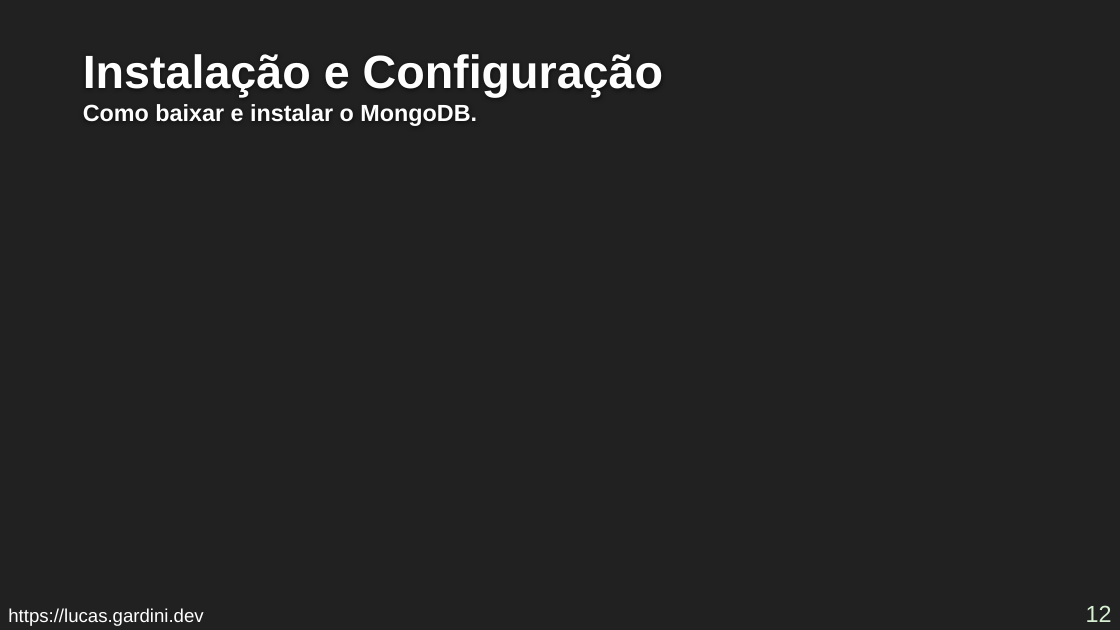
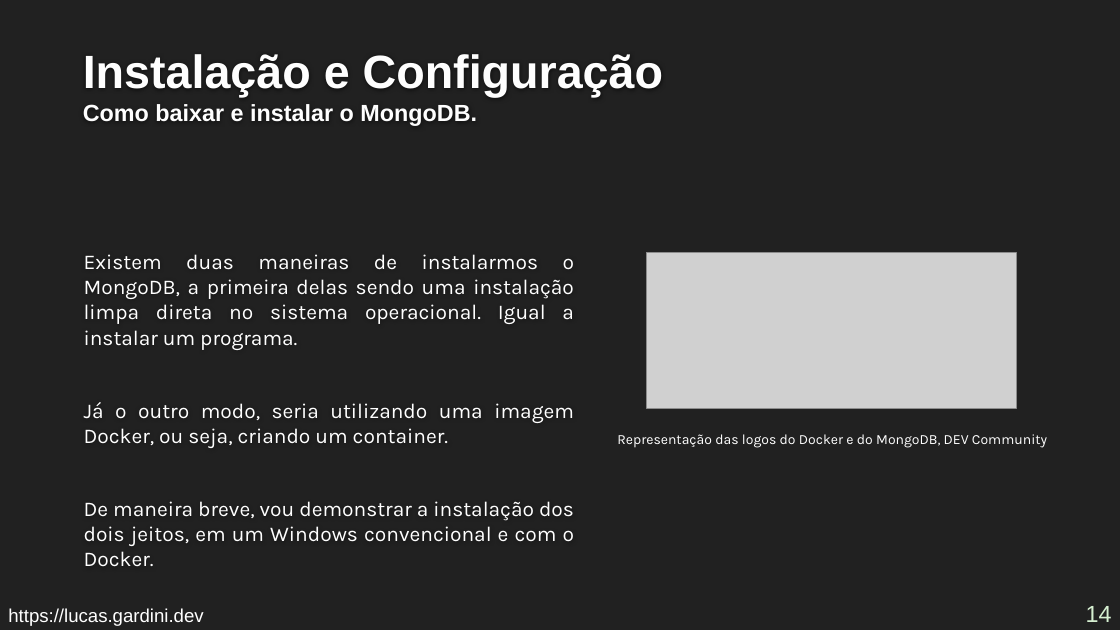
Before and after one commit to Lucas-Gardini/IFSP-ADS-BD2, a slide deck: slide 14 of mongodb/minicurso-mongodb.pptx (slide 12 before the commit). Drawn at 1120x630 pixels with LibreOffice and Linux fonts; fonts in the diff are those of the drawing; grey boxes stand for pictures; background and template pictures are left out. Boxes give left, top, right and bottom in pixels: in the first picture for what was removed or moved away, otherwise in the second. Text is boxed around its words. In the diff, an @@ line names an element or a change of style, - is before the commit and + after.

```diff
--- a/mongodb/minicurso-mongodb.pptx
+++ b/mongodb/minicurso-mongodb.pptx
@@ text added at box(84, 254, 574, 567), 18 pt, text #FFFFFF @@
+Existem duas maneiras de instalarmos o MongoDB, a primeira delas sendo uma instalação limpa direta no sistema operacional. Igual a instalar um programa.
+Já o outro modo, seria utilizando uma imagem Docker, ou seja, criando um container.
+De maneira breve, vou demonstrar a instalação dos dois jeitos, em um Windows convencional e com o Docker.
@@ picture added at box(647, 253, 1017, 408) @@
@@ text added at box(617, 434, 1047, 448), 12 pt, text #FFFFFF @@
+Representação das logos do Docker e do MongoDB, DEV Community
@@ page number at box(1086, 606, 1112, 622): text changed @@
-12
+14
```
Also in this commit, not shown: 5 other slides changed, 2 slides added, 1 other file.
